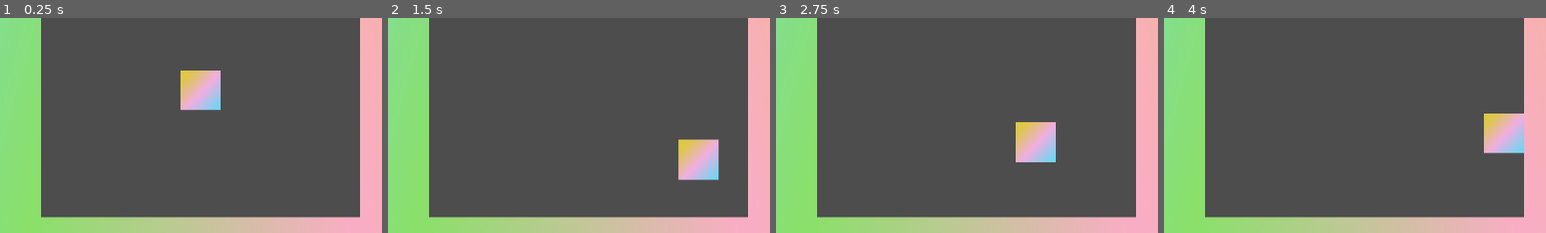
Above: before the commit, frames 1-4 (left to right).
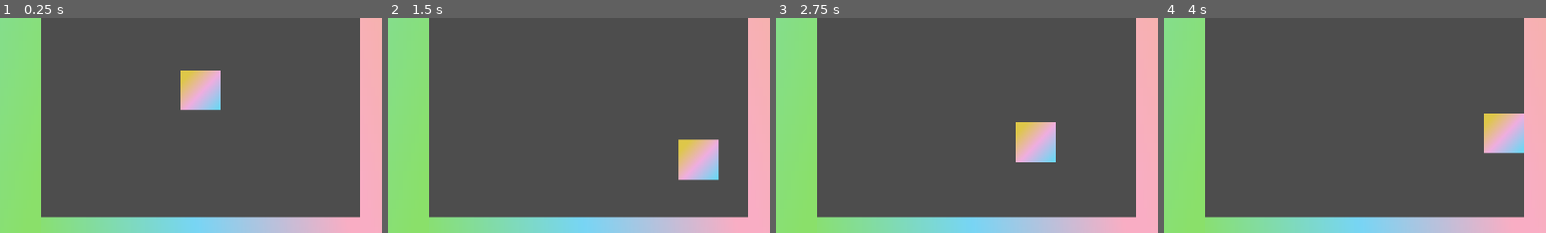
Above: after the commit, the same moments.

Repository: BoopEnthusiast/Mini-Jam-175
Game: Godot game, scene res://worlds/main.tscn
Same seed, same stepped clock (60 frames per second), same inputs: the game is played once before the commit and once after it.
Inputs:
- Up to frame 1 (0.25 s): no input
- Up to frame 2 (1.5 s): hold D (right) from 0.53 s (still down); tap Space (jump, bound only before the commit) at 0.6, 0.77, 1.07, 1.35 s
- Up to frame 3 (2.75 s): tap Space (jump, bound only before the commit) at 1.52, 1.82, 2.1 s; release D (right) at 2.03 s; hold A (left) from 2.03 s (still down)
- Up to frame 4 (4 s): release A (left) at 2.78 s; hold D (right) from 2.78 s (still down); tap Space (jump, bound only before the commit) at 2.85, 3.02, 3.32, 3.6, 3.77 s
The pictures show only the part of the screen within x 24-74%, y 50-100%; the shares and areas given below are measured in that part.

The runs differ from the first frame. In frame 1, 4.5% of the frame differs, in the area x 19-82%, y 92-100%; in frame 2, 4.5%; in frame 3, 4.5%; in frame 4, 4.5%.

Commit message:
Add spawner

Diff:
--- a/entities/player/player.gd
+++ b/entities/player/player.gd
@@ -28,7 +28,7 @@
 		has_double_jumped = false
 
 	# Handle jump.
-	if Input.is_action_just_pressed("jump"):
+	if Input.is_action_just_pressed("jump_spawn"):
 		if is_on_floor() or not coyote_time.is_stopped():
 			velocity.y = JUMP_VELOCITY
 		elif not has_double_jumped:
--- a/objects/container.tscn
+++ b/objects/container.tscn
@@ -1,4 +1,6 @@
-[gd_scene load_steps=7 format=3 uid="uid://cwjahemx1p0f7"]
+[gd_scene load_steps=8 format=3 uid="uid://cwjahemx1p0f7"]
+
+[ext_resource type="Script" path="res://objects/spawner.gd" id="1_njwkd"]
 
 [sub_resource type="Gradient" id="Gradient_k0pck"]
 colors = PackedColorArray(0.453526, 0.840693, 0.958384, 1, 0.542635, 0.881193, 0.418778, 1)
@@ -8,7 +10,8 @@
 fill_to = Vector2(0.990826, 0.678899)
 
 [sub_resource type="Gradient" id="Gradient_8gmc1"]
-colors = PackedColorArray(0.542635, 0.881193, 0.418778, 1, 0.976944, 0.682097, 0.769168, 1)
+offsets = PackedFloat32Array(0, 0.518072, 1)
+colors = PackedColorArray(0.542635, 0.881193, 0.418778, 1, 0.467782, 0.837514, 0.961556, 1, 0.976944, 0.682097, 0.769168, 1)
 
 [sub_resource type="GradientTexture2D" id="GradientTexture2D_w3e5m"]
 gradient = SubResource("Gradient_8gmc1")
@@ -41,3 +44,6 @@
 position = Vector2(700, 150)
 scale = Vector2(9.375, 23.4375)
 texture = SubResource("GradientTexture2D_w7l1g")
+
+[node name="Spawner" type="Marker2D" parent="."]
+script = ExtResource("1_njwkd")
--- /dev/null
+++ b/objects/spawner.gd
@@ -0,0 +1,6 @@
+extends Marker2D
+
+
+func _physics_process(delta: float) -> void:
+	if Input.is_action_just_pressed("jump_spawn"):
+		pass
--- a/project.godot
+++ b/project.godot
@@ -39,7 +39,7 @@
 , Object(InputEventJoypadMotion,"resource_local_to_scene":false,"resource_name":"","device":-1,"axis":0,"axis_value":1.0,"script":null)
 ]
 }
-jump={
+jump_spawn={
 "deadzone": 0.5,
 "events": [Object(InputEventKey,"resource_local_to_scene":false,"resource_name":"","device":-1,"window_id":0,"alt_press …(191 unchanged characters)…
 , Object(InputEventJoypadButton,"resource_local_to_scene":false,"resource_name":"","device":-1,"button_index":0,"pressure":0.0,"pressed":true,"script":null)
